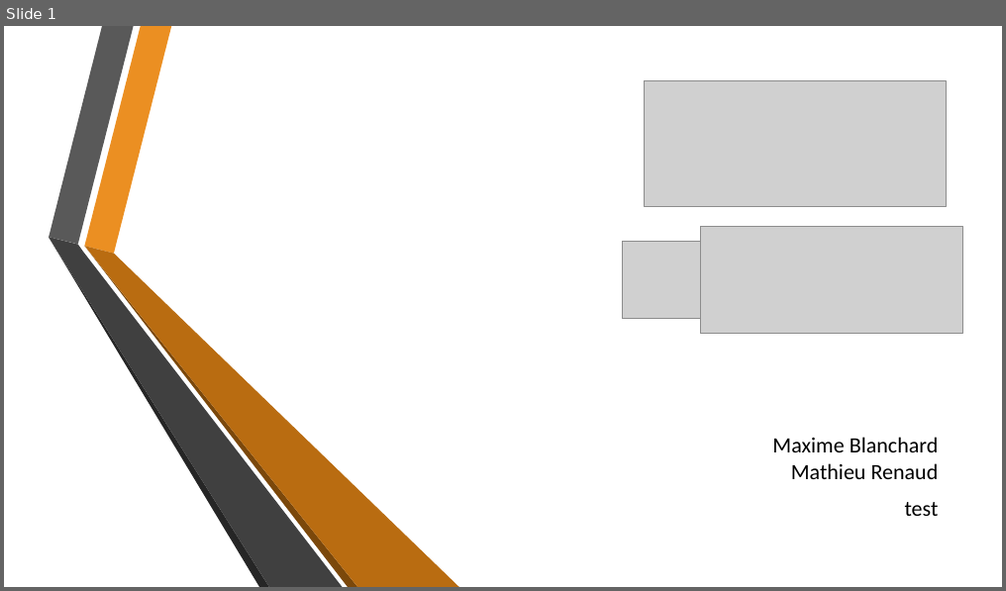
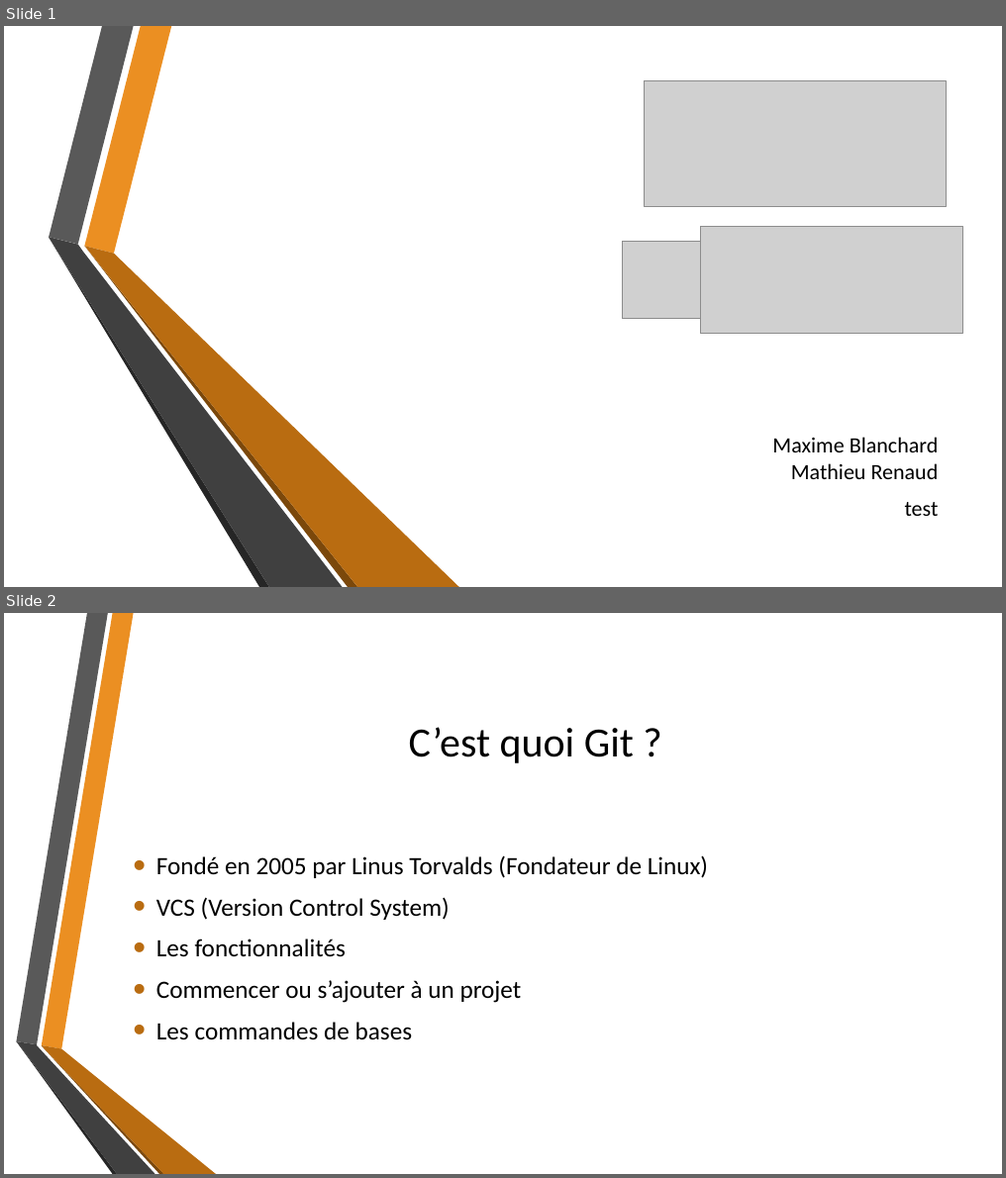
Before and after one commit to MatRenaud/Tptravailinfo, a slide deck: GitPresentation.pptx. Shown one above the other, each under a label of ours: slide 1 before the commit, slides 1 and 2 after it. The pictures are 1006x591 and 1006x1178 pixels, drawn with LibreOffice and Linux fonts; fonts in the diff are those of the drawing; grey boxes stand for pictures; background and template pictures are left out. Boxes give left, top, right and bottom in pixels: in the first picture for what was removed or moved away, otherwise in the second. Text is boxed around its words. In the diff, an @@ line names an element or a change of style, - is before the commit and + after.

```diff
--- a/GitPresentation.pptx
+++ b/GitPresentation.pptx
@@ slide 2 added at [4, 613, 1002, 1174], background picture (left out) @@
@@ title added at [409, 727, 634, 763], 40 pt, text #000000 @@
+C’est quoi Git ?
@@ text added at [156, 856, 708, 1041], 24 pt, text #000000 @@
+• Fondé en 2005 par Linus Torvalds (Fondateur de Linux)
+• VCS (Version Control System)
+• Les fonctionnalités
+• Commencer ou s’ajouter à un projet
+• Les commandes de bases
@@ group added at [16, 613, 216, 1174]: 6 freeform shapes @@
```
Also in this commit, not shown: 1 other slide added.
